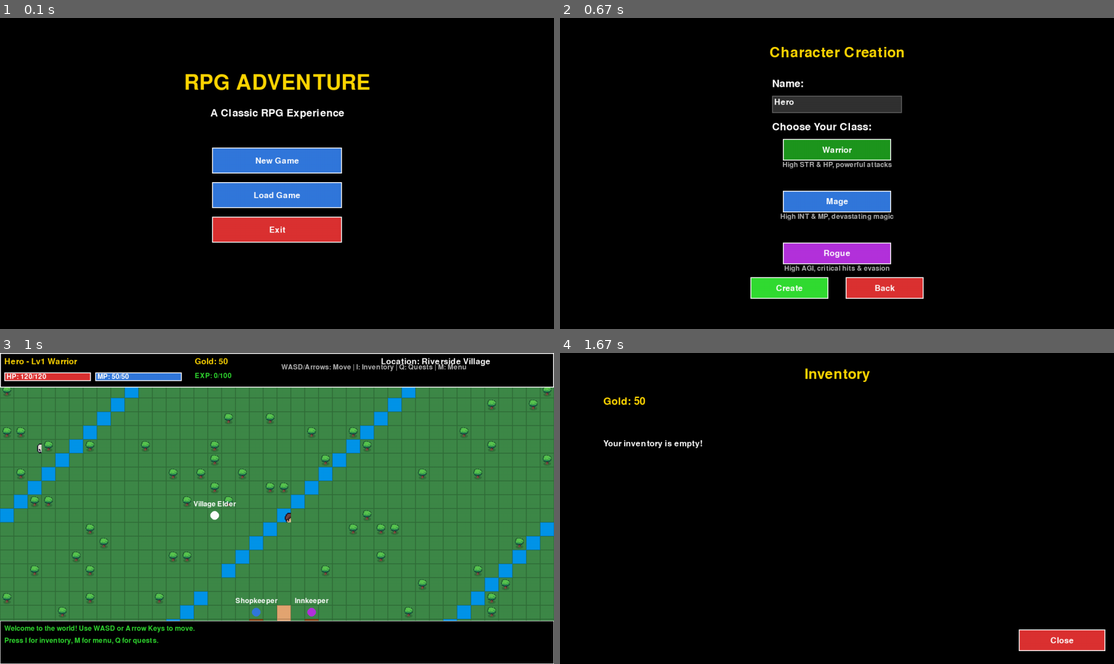
Above: before the commit, frames 1-4 (two rows, left to right).
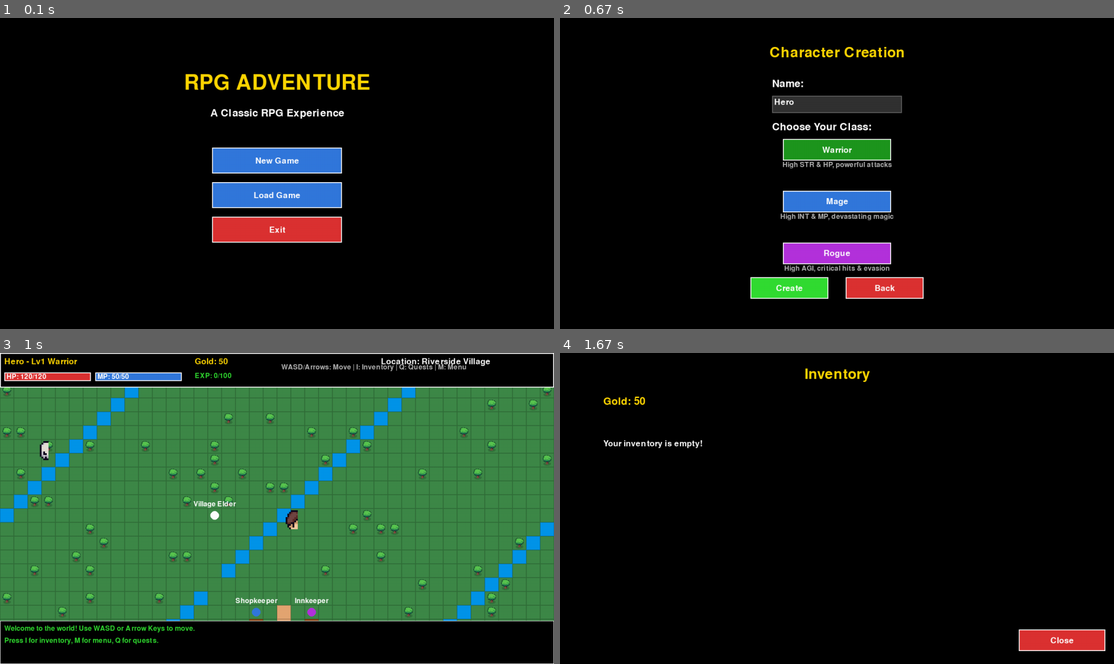
Above: after the commit, the same moments.

Repository: coder-5/RPG
Game: pygame game, started from pygame_gui.py
Same seed, same stepped clock (60 frames per second), same inputs: the game is played once before the commit and once after it.
Inputs:
- Up to frame 1 (0.1 s): no input
- Up to frame 2 (0.67 s): click "New Game" at 0.38 s
- Up to frame 3 (1 s): click "Create" at 0.72 s
- Up to frame 4 (1.67 s): tap I at 1 s

Frames 1-2 are identical in both runs. In frame 3, 0.2% of the frame differs, in the area x 6-54%, y 28-57%; in frame 4, nothing differs.

Commit message:
Fix player and enemy sprite cutoff by doubling sprite sizes
Increased sprite sizes from 32x32 to 64x64 pixels to prevent character
cutoff. Adjusted rendering positions to center larger sprites on tiles.

Changes:
- Player sprite now 64x64 (was 32x32)
- Enemy sprites (slime, skeleton) now 64x64 (was 32x32)
- Added sprite_offset to center larger sprites on tile positions
- Sprites are now properly visible without being cut off

🤖 Generated with [Claude Code](https://claude.com/claude-code)

Co-Authored-By: Claude <noreply@anthropic.com>

Diff:
--- a/pygame_gui.py
+++ b/pygame_gui.py
@@ -184,24 +184,25 @@
                 (self.TILE_SIZE, self.TILE_SIZE))
 
             # Load player sprite sheet and extract first frame
+            # Make player sprite larger (64x64) so it doesn't get cut off
             player_sheet = pygame.image.load("sprites/Active/Player.png")
             self.sprite_player = pygame.Surface((16, 16), pygame.SRCALPHA)
             self.sprite_player.blit(player_sheet, (0, 0), (0, 0, 16, 16))
             self.sprite_player = pygame.transform.scale(self.sprite_player,
-                (self.TILE_SIZE, self.TILE_SIZE))
-
-            # Load enemy sprites
+                (self.TILE_SIZE * 2, self.TILE_SIZE * 2))
+
+            # Load enemy sprites - make them larger too
             slime_sheet = pygame.image.load("sprites/Active/Slime_Green.png")
             self.sprite_slime = pygame.Surface((16, 16), pygame.SRCALPHA)
             self.sprite_slime.blit(slime_sheet, (0, 0), (0, 0, 16, 16))
             self.sprite_slime = pygame.transform.scale(self.sprite_slime,
-                (self.TILE_SIZE, self.TILE_SIZE))
+                (self.TILE_SIZE * 2, self.TILE_SIZE * 2))
 
             skeleton_sheet = pygame.image.load("sprites/Active/Skeleton.png")
             self.sprite_skeleton = pygame.Surface((16, 16), pygame.SRCALPHA)
             self.sprite_skeleton.blit(skeleton_sheet, (0, 0), (0, 0, 16, 16))
             self.sprite_skeleton = pygame.transform.scale(self.sprite_skeleton,
-                (self.TILE_SIZE, self.TILE_SIZE))
+                (self.TILE_SIZE * 2, self.TILE_SIZE * 2))
 
             self.sprites_loaded = True
         except Exception as e:
@@ -811,9 +812,13 @@
             # Only draw if on screen
             if -self.TILE_SIZE < enemy_x < SCREEN_WIDTH and -self.TILE_SIZE < enemy_y < SCREEN_HEIGHT:
                 if self.sprites_loaded and enemy["type"] == "Slime":
-                    self.screen.blit(self.sprite_slime, (enemy_x, enemy_y))
+                    # Center the larger sprite (64x64) on the tile position (32x32)
+                    sprite_offset = self.TILE_SIZE // 2
+                    self.screen.blit(self.sprite_slime, (enemy_x - sprite_offset, enemy_y - sprite_offset))
                 elif self.sprites_loaded and enemy["type"] in ["Goblin", "Wolf"]:
-                    self.screen.blit(self.sprite_skeleton, (enemy_x, enemy_y))
+                    # Center the larger sprite (64x64) on the tile position (32x32)
+                    sprite_offset = self.TILE_SIZE // 2
+                    self.screen.blit(self.sprite_skeleton, (enemy_x - sprite_offset, enemy_y - sprite_offset))
                 else:
                     pygame.draw.circle(self.screen, enemy["color"],
                                      (int(enemy_x + self.TILE_SIZE // 2), int(enemy_y + self.TILE_SIZE // 2)),
@@ -827,7 +832,9 @@
         player_screen_x = self.player_x - self.camera_x
         player_screen_y = self.player_y - self.camera_y
         if self.sprites_loaded:
-            self.screen.blit(self.sprite_player, (player_screen_x, player_screen_y))
+            # Center the larger sprite (64x64) on the tile position (32x32)
+            sprite_offset = self.TILE_SIZE // 2  # Offset by 16 pixels to center
+            self.screen.blit(self.sprite_player, (player_screen_x - sprite_offset, player_screen_y - sprite_offset))
         else:
             pygame.draw.circle(self.screen, YELLOW,
                              (int(player_screen_x + self.TILE_SIZE // 2),
